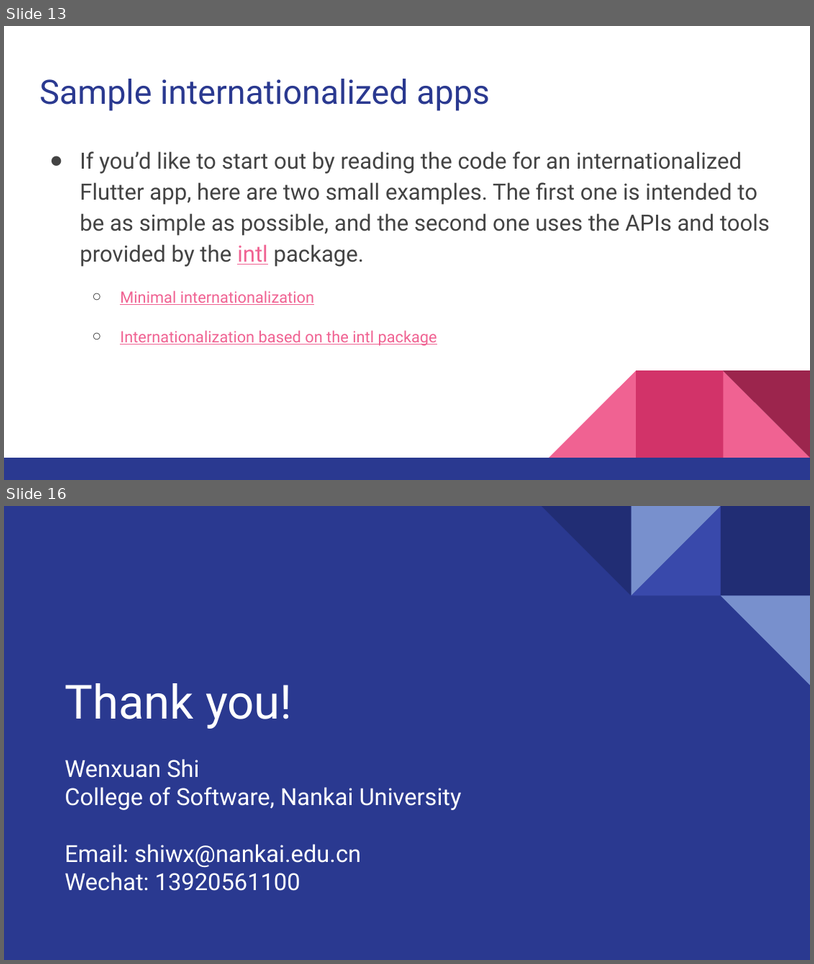
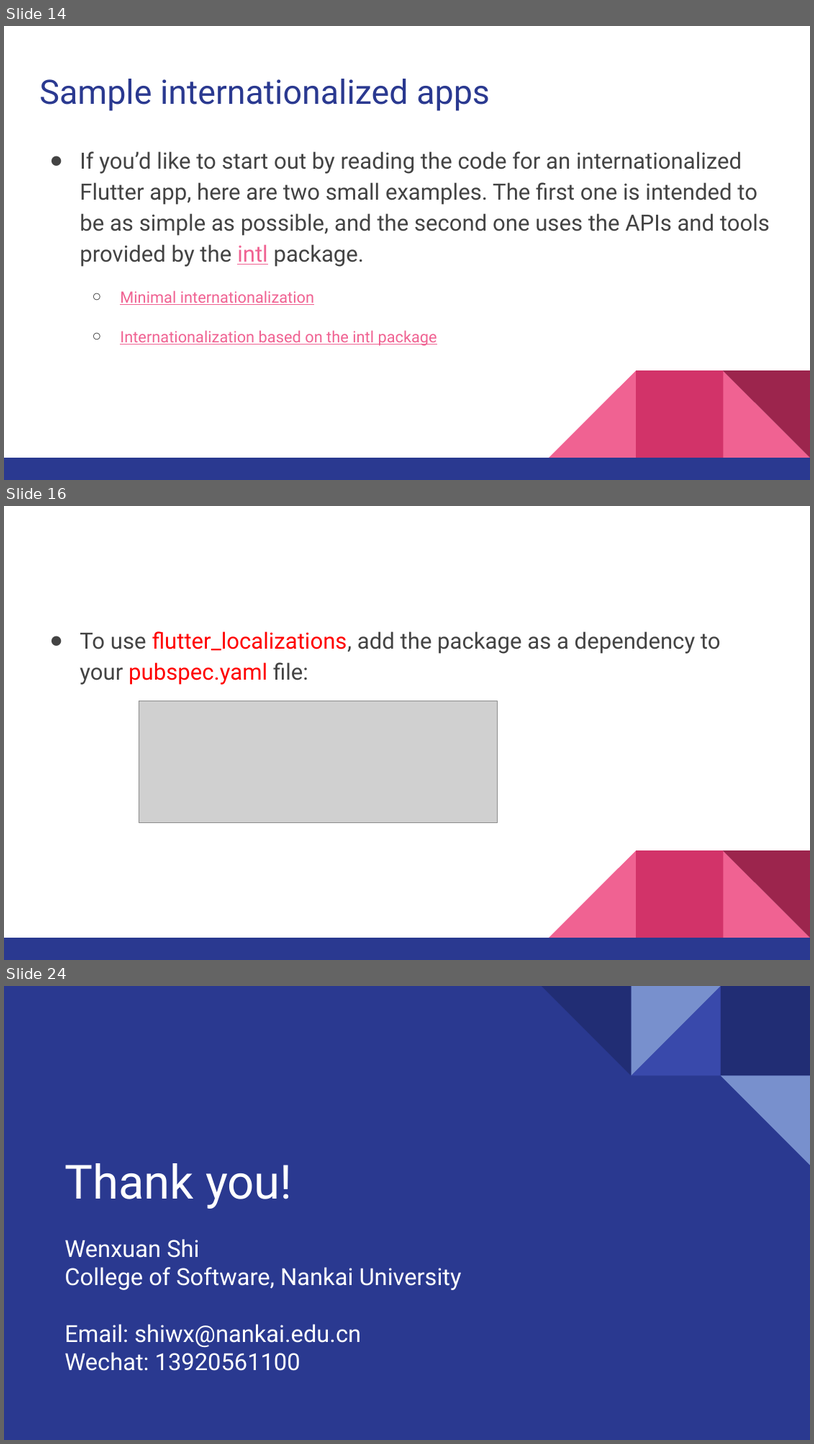
Before and after one commit to walkman617/Flutter2, a slide deck: Lecture/C05 Accessibility_Internationalization.pptx. Shown one above the other, each under a label of ours: slides 13 and 16 before the commit, slides 14, 16 and 24 after it; the slides between them are not shown. The pictures are 814x964 and 814x1444 pixels, drawn with LibreOffice and Linux fonts; fonts in the diff are those of the drawing; grey boxes stand for pictures. Boxes give left, top, right and bottom in pixels: in the first picture for what was removed or moved away, otherwise in the second. Text is boxed around its words. In the diff, an @@ line names an element or a change of style, - is before the commit and + after.

```diff
--- a/Lecture/C05 Accessibility_Internationalization.pptx
+++ b/Lecture/C05 Accessibility_Internationalization.pptx
@@ slide 16 added at [4,506,810,960], background #FFFFFF; not listed: 5 template elements that a slide beside it also shows @@
@@ text added at [80,631,721,685], 20 pt, text #434343 @@
+● To use flutter_localizations, add the package as a dependency to your pubspec.yaml file:
@@ picture added at [139,700,496,822] @@
@@ what was slide 13 is now slide 14 @@
@@ what was slide 16 is now slide 24 @@
```
Also in this commit, not shown: 1 slide changed, 8 other slides added, 1 slide removed, 3 other files.
